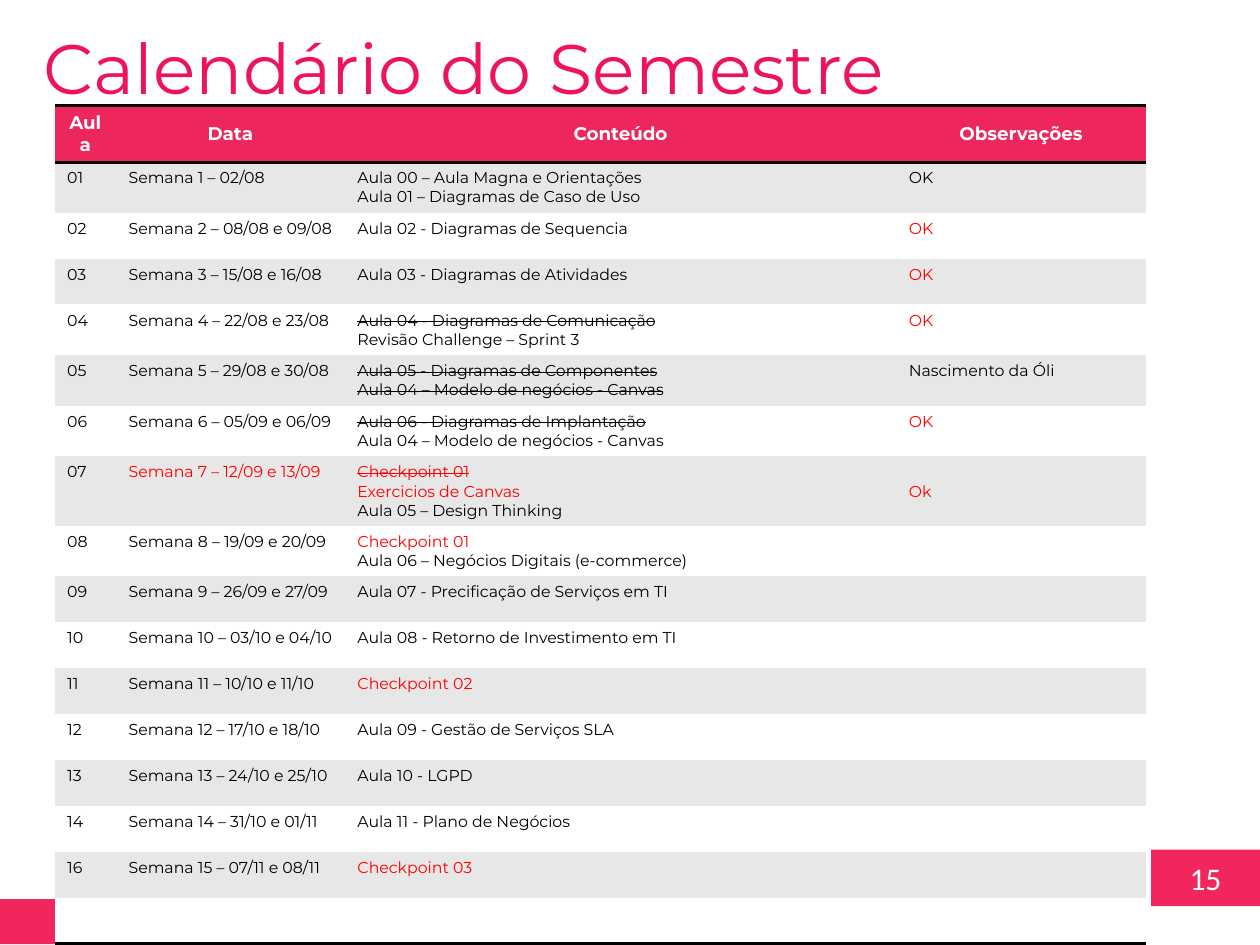
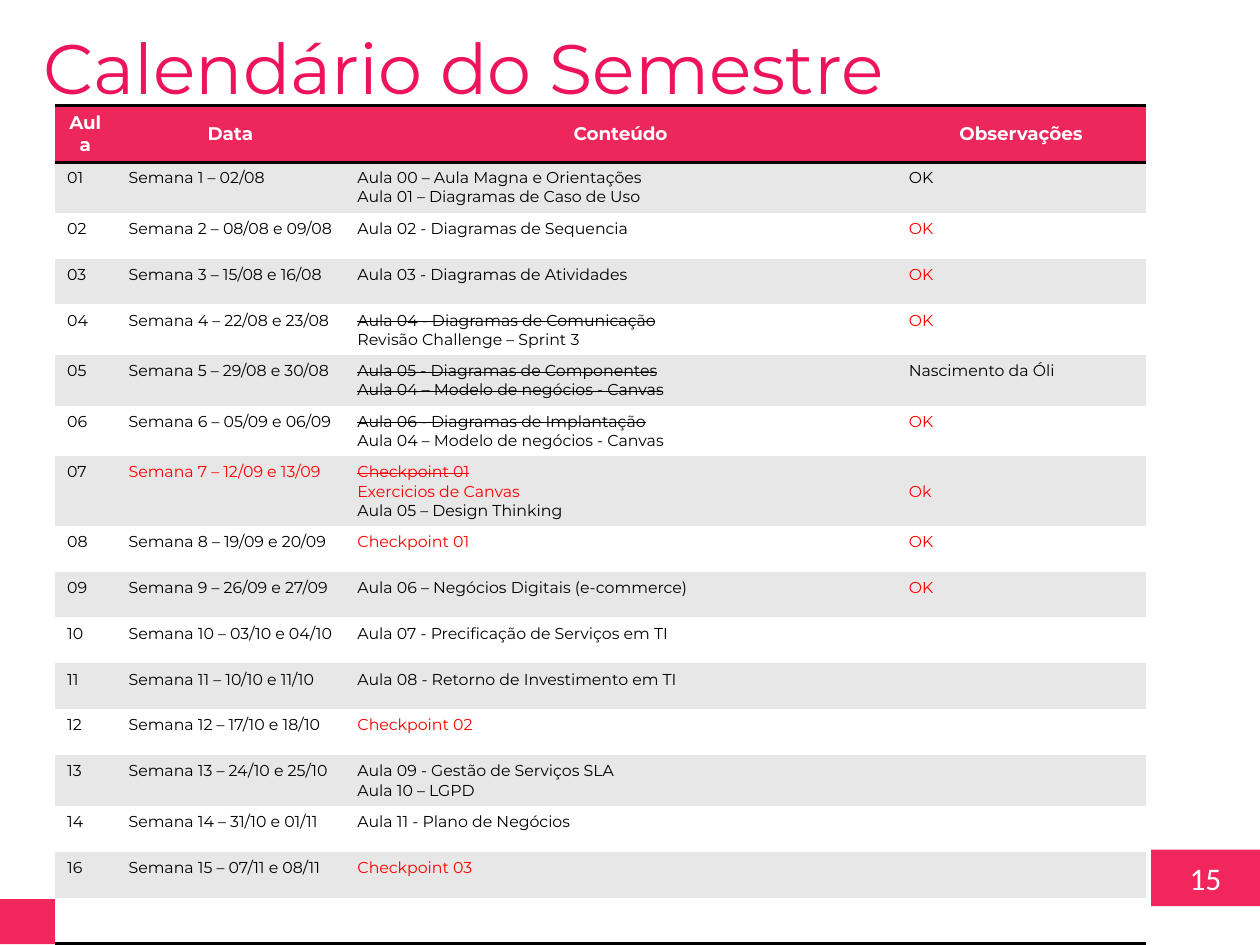
Before and after one commit to toyusan/aula-fiap-software-design-tx, a slide deck: slide 15 of Aula 00 - Aula Magna e Orientações/Aula 00 - Aula Magna e Orientações v3.pptx. Drawn at 1260x945 pixels with LibreOffice and Linux fonts; fonts in the diff are those of the drawing; background and template pictures are left out. Boxes give left, top, right and bottom in pixels: in the first picture for what was removed or moved away, otherwise in the second. Text is boxed around its words. In the diff, an @@ line names an element or a change of style, - is before the commit and + after.

```diff
--- a/Aula 00 - Aula Magna e Orientações/Aula 00 - Aula Magna e Orientações v3.pptx
+++ b/Aula 00 - Aula Magna e Orientações/Aula 00 - Aula Magna e Orientações v3.pptx
@@ table at [54, 106, 1147, 932] @@
-row 9, column 3: Checkpoint 01 / Aula 06 – Negócios Digitais (e-commerce)
+row 9, column 3: Checkpoint 01
-row 9, column 4: 
+row 9, column 4: OK
-row 10, column 3: Aula 07 - Precificação de Serviços em TI
+row 10, column 3: Aula 06 – Negócios Digitais (e-commerce)
-row 10, column 4: 
+row 10, column 4: OK
-row 11, column 3: Aula 08 - Retorno de Investimento em TI
+row 11, column 3: Aula 07 - Precificação de Serviços em TI
-row 12, column 3: Checkpoint 02
+row 12, column 3: Aula 08 - Retorno de Investimento em TI
-row 13, column 3: Aula 09 - Gestão de Serviços SLA
+row 13, column 3: Checkpoint 02
-row 14, column 3: Aula 10 - LGPD
+row 14, column 3: Aula 09 - Gestão de Serviços SLA / Aula 10 – LGPD
```
Also in this commit, not shown: 31 other files.
